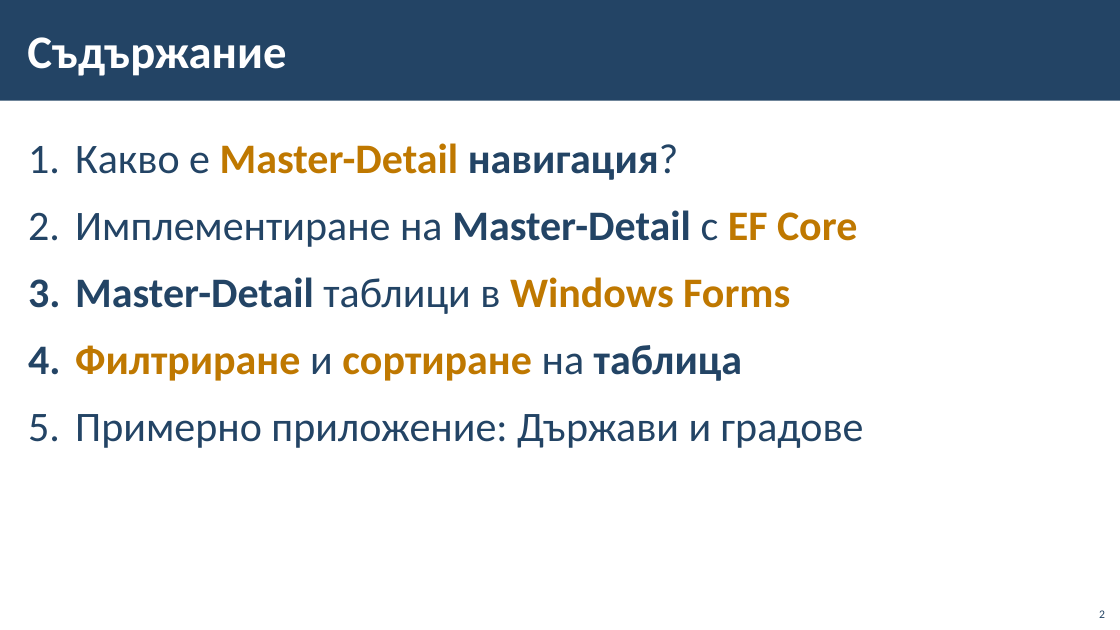
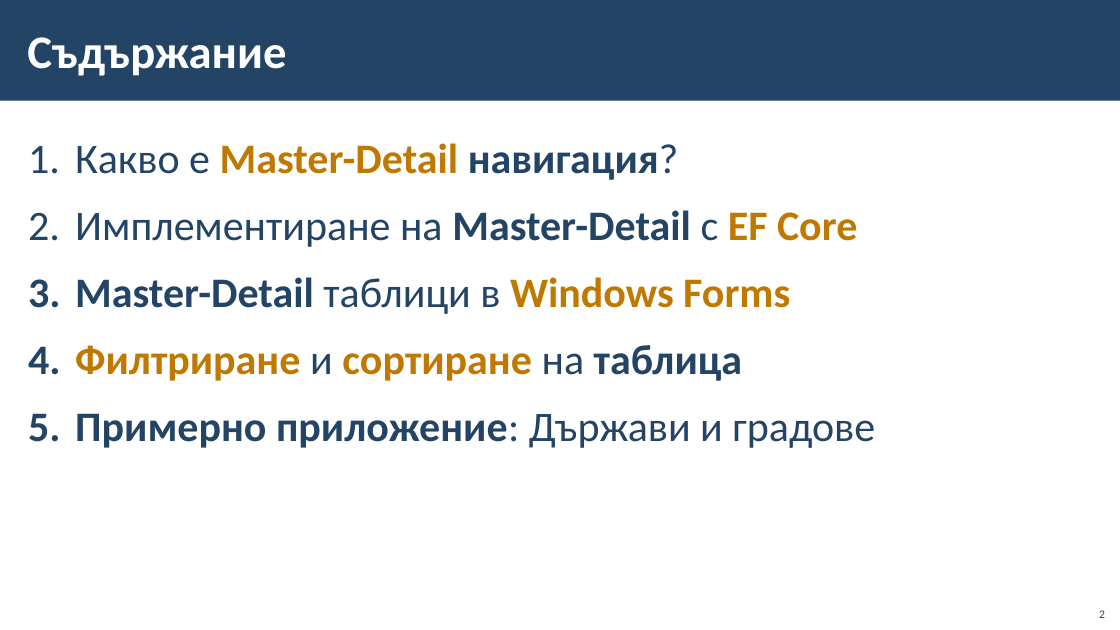
Before and after one commit to BG-IT-Edu/School-Programming, a slide deck: slide 2 of Courses/Software-Sciences/Module-4-Information-Systems-New/08-Navigation-between-Tables/08-Navigation-between-Tables.pptx. Drawn at 1120x630 pixels with LibreOffice and Linux fonts; fonts in the diff are those of the drawing; background and template pictures are left out. Boxes give left, top, right and bottom in pixels: in the first picture for what was removed or moved away, otherwise in the second. Text is boxed around its words. In the diff, an @@ line names an element or a change of style, - is before the commit and + after.

```diff
--- a/Courses/Software-Sciences/Module-4-Information-Systems-New/08-Navigation-between-Tables/08-Navigation-between-Tables.pptx
+++ b/Courses/Software-Sciences/Module-4-Information-Systems-New/08-Navigation-between-Tables/08-Navigation-between-Tables.pptx
@@ text at box(75, 413, 875, 448): bold on in "Примерно приложение:" @@
```
Also in this commit, not shown: 6 other slides changed.
